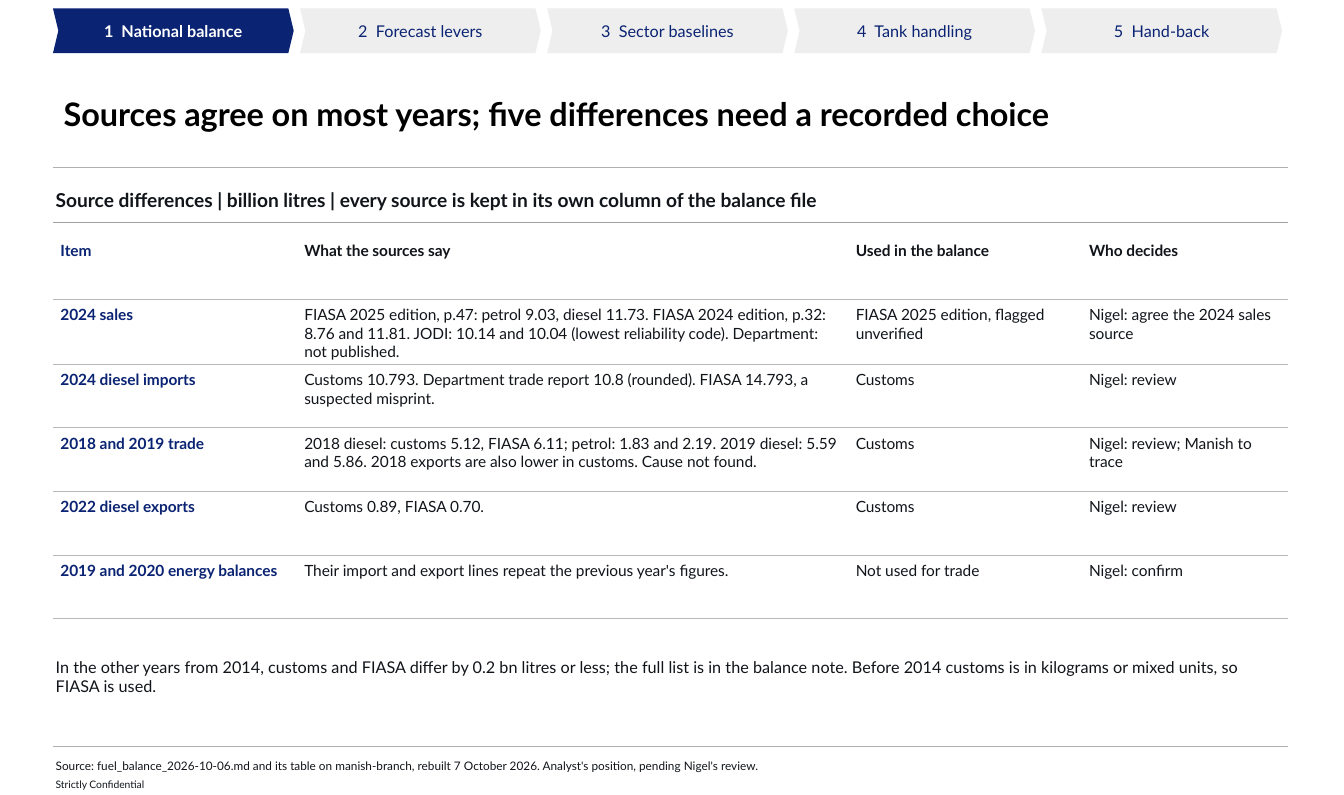
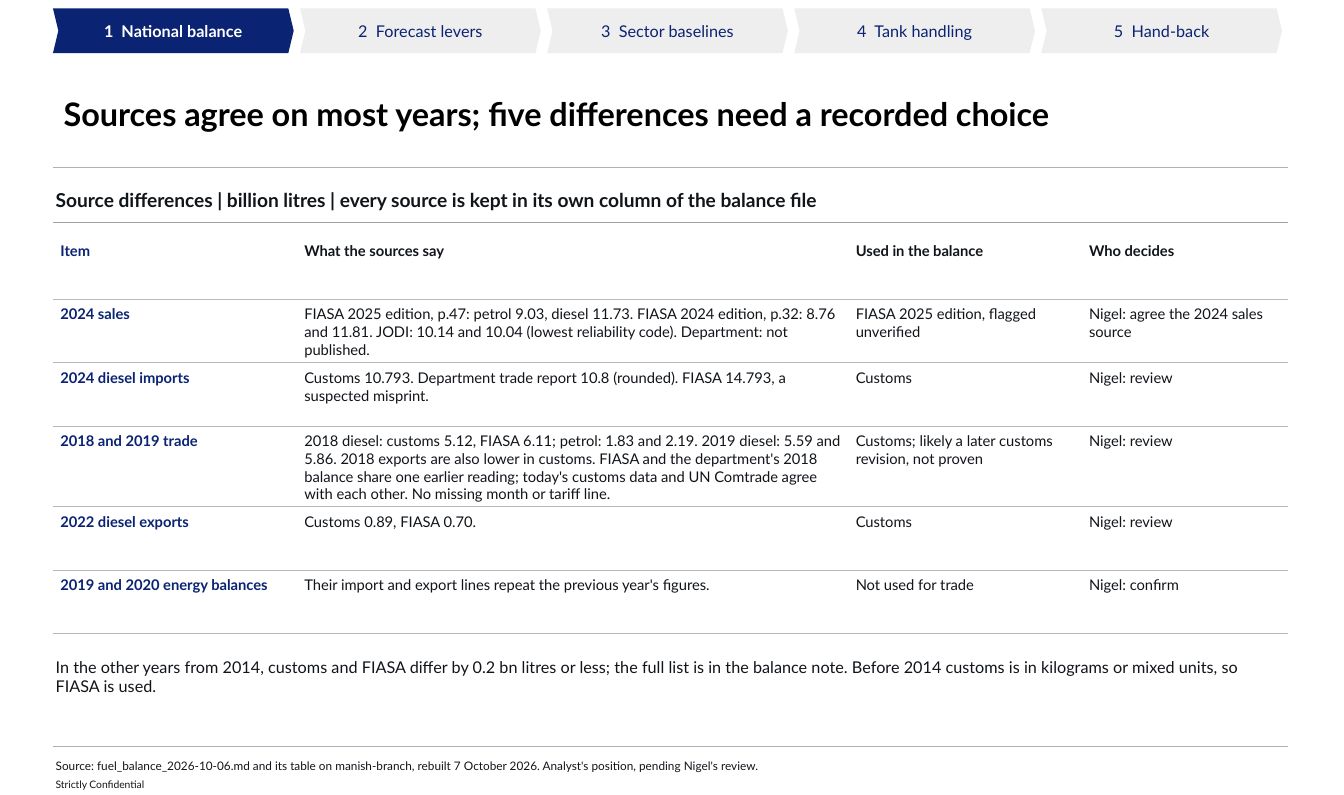
Before and after one commit to Africa-International-Advisors/liquid_fuels_model, a slide deck: slide 3 of pptx/output/delivered/supporting/Vopak_Manish_Handback_2026_10_07.pptx. Drawn at 1344x795 pixels with LibreOffice and Linux fonts; fonts in the diff are those of the drawing; background and template pictures are left out. Boxes give left, top, right and bottom in pixels: in the first picture for what was removed or moved away, otherwise in the second. Text is boxed around its words. In the diff, an @@ line names an element or a change of style, - is before the commit and + after.

```diff
--- a/pptx/output/delivered/supporting/Vopak_Manish_Handback_2026_10_07.pptx
+++ b/pptx/output/delivered/supporting/Vopak_Manish_Handback_2026_10_07.pptx
@@ table at (53, 235, 1289, 617) @@
-row 4: 2018 and 2019 trade | 2018 diesel: customs 5.12, FIASA 6.11; petrol: 1.83 and 2.19. 2019 diesel: 5.59 and 5.86. 2018 exports are also lower in customs. Cause not found. | Customs | Nigel: review; Manish to trace
+row 4: 2018 and 2019 trade | 2018 diesel: customs 5.12, FIASA 6.11; petrol: 1.83 and 2.19. 2019 diesel: 5.59 and 5.86. 2018 exports are also lower in customs. FIASA and the department's 2018 balance share one earlier reading; today's customs data and UN Comtrade agree with each other. No missing month or tariff line. | Customs; likely a later customs revision, not proven | Nigel: review
@@ size 10.5 to 10 pt in "Item", "What the sources say", "Used in the balance", "Who decides" and 17 more places @@
```
Also in this commit, not shown: 9 other files.
